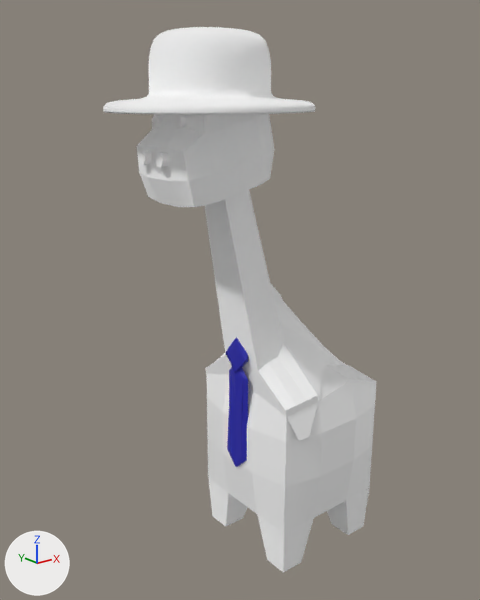
The glTF model modellen/rafrafwalking_bhoed_stropdas.gltf as it was, and as the next commit left it.
Both versions are drawn from a 50 mm lens placed at (-6.31, -7.28, 7.32), pointed at (-0.9, -0.52, 4.62). Arrows for +X, +Y and +Z are at lower left; the lights stay in place. Where no turn or scale is listed for an object, it has been applied to the vertices. Vertices at the same position are counted once.
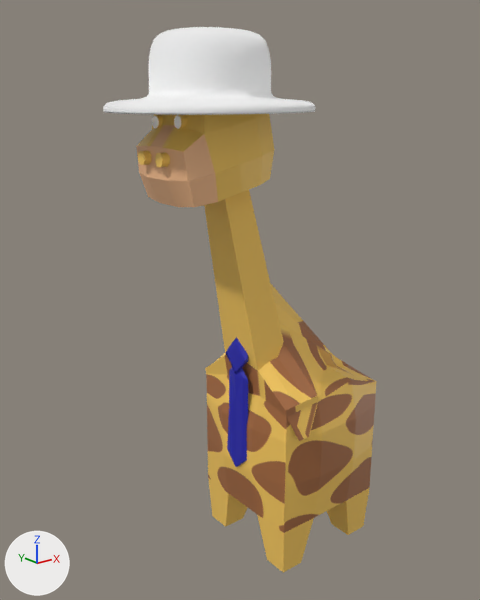
What changed in the scene script:
```text
Add img_material:
    img_material = load_image('Material', 'Material.png', 1024, 1024, 'sRGB')
Add img_giraf3:
    img_giraf3 = load_image('giraf3', 'giraf3.png', 1429, 705, 'sRGB')
Change mat_material:
    mat_material.metallic: 1.0 -> 0.0
    mat_material.base_color: (1.0, 1.0, 1.0) -> (0.982, 0.617, 0.12)  # white #ffffff -> orange #fdce61
    mat_material.roughness: 1.0 -> 0.4
Change mat_material_002:
    mat_material_002.metallic: 1.0 -> 0.0
    mat_material_002.roughness: 1.0 -> 0.5
    mat_material_002.base_color: (1.0, 1.0, 1.0) -> (0.956, 0.533, 0.279)  # white #ffffff -> beige #fac190
Change mat_material_008:
    remove mat_material_008.base_color = (1.0, 1.0, 1.0)  # white #ffffff
    add mat_material_008.texture = img_giraf3
Add mat_material_025:
    mat_material_025 = principled_material('Material.025')
    mat_material_025.texture = img_material
Change me_cube_007:
    where me_cube_007.from_pydata(...)  # 44 vertices, 80 faces; spans x -0.03..0.03, y -0.21..0.21, z -1.42..0.55
    used by ob_cube_006; location = (-1.12, -0.73, 3.64)
    me_cube_007 part 1: 38 faces spanning x -0.03..0.03, y -0.21..0.21, z -1.42..0.55 switch from mat_material_010 (picture img_material_001_base_color) to mat_material_025 (picture img_material)
```

Location of each change, [x1, y1, x2, y2] in pixels of the pictures (480 x 600 px):
'Cube', surface changed, recoloured (grey to brown)
    both: [136, 114, 376, 533]
'Cube.002', recoloured, surface changed (white to orange)
    both: [257, 515, 314, 573]
'Cube.001', recoloured, surface changed (grey to brown)
    both: [327, 487, 370, 535]
'Cube.003', recoloured, surface changed (white to orange)
    both: [208, 478, 248, 527]
part 1 of me_cube_007, recoloured
    both: [226, 337, 248, 467]
